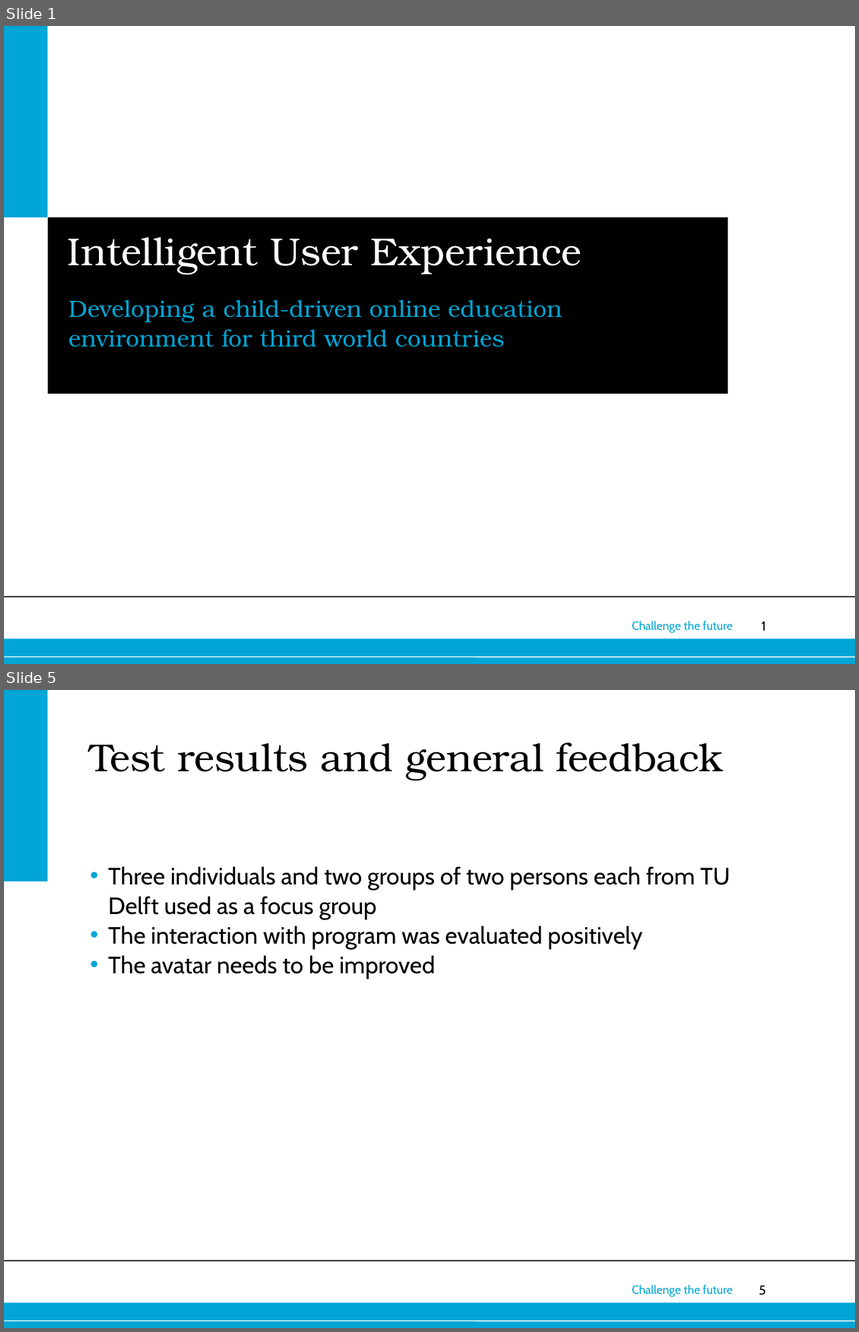
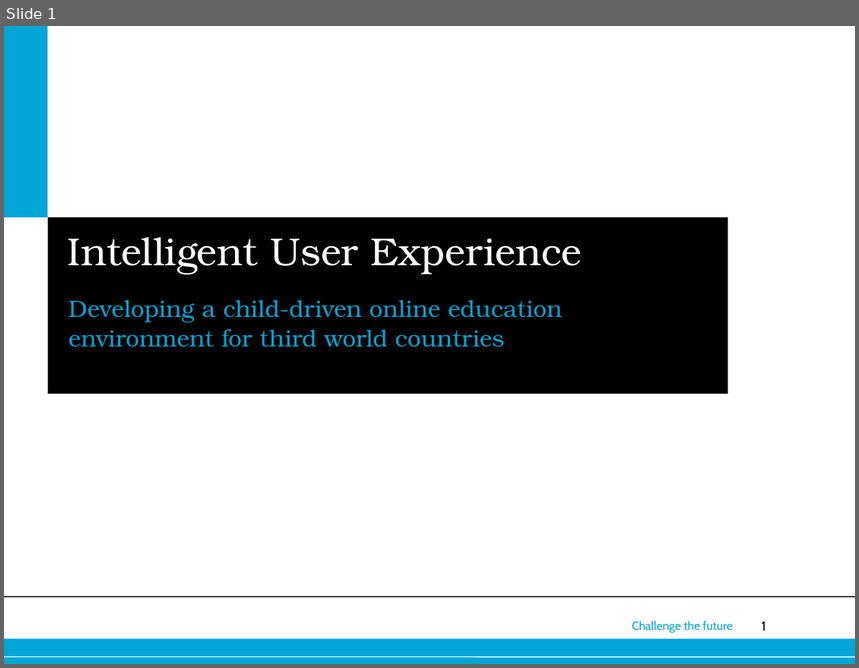
Before and after one commit to dzzh/IN4179-IUXE, a slide deck: Presentations/final presentation.ppt. Shown one above the other, each under a label of ours: slides 1 and 5 before the commit, slide 1 after it; the slides between them are not shown. The pictures are 859x1332 and 859x668 pixels, drawn with LibreOffice and Linux fonts; fonts in the diff are those of the drawing; background and template pictures are left out. Boxes give left, top, right and bottom in pixels: in the first picture for what was removed or moved away, otherwise in the second. Text is boxed around its words. In the diff, an @@ line names an element or a change of style, - is before the commit and + after.

```diff
--- a/Presentations/final presentation.ppt
+++ b/Presentations/final presentation.ppt
@@ slide 5 removed at <box>4,690,855,1328</box>, background #FFFFFF; not listed: 5 template elements that a slide beside it also shows @@
@@ rectangle removed at <box>4,690,47,882</box> @@
@@ title removed at <box>89,742,724,780</box> @@
-Test results and general feedback
@@ text removed at <box>108,866,730,979</box> @@
-• Three individuals and two groups of two persons each from TU Delft used as a focus group
-• The interaction with program was evaluated positively
-• The avatar needs to be improved
```
Also in this commit, not shown: 15 slides added, 5 other slides removed, 1 other file.
